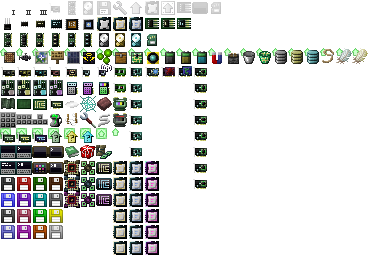
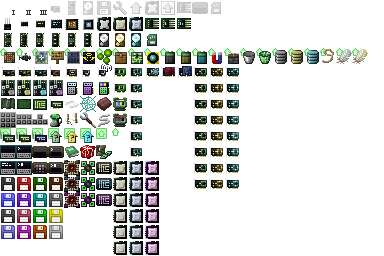
Revision of a layered 384x256 image; what changed, layer by layer:
painted on "items" (2nd of 2, in "items") over (209, 67, 239, 189)
